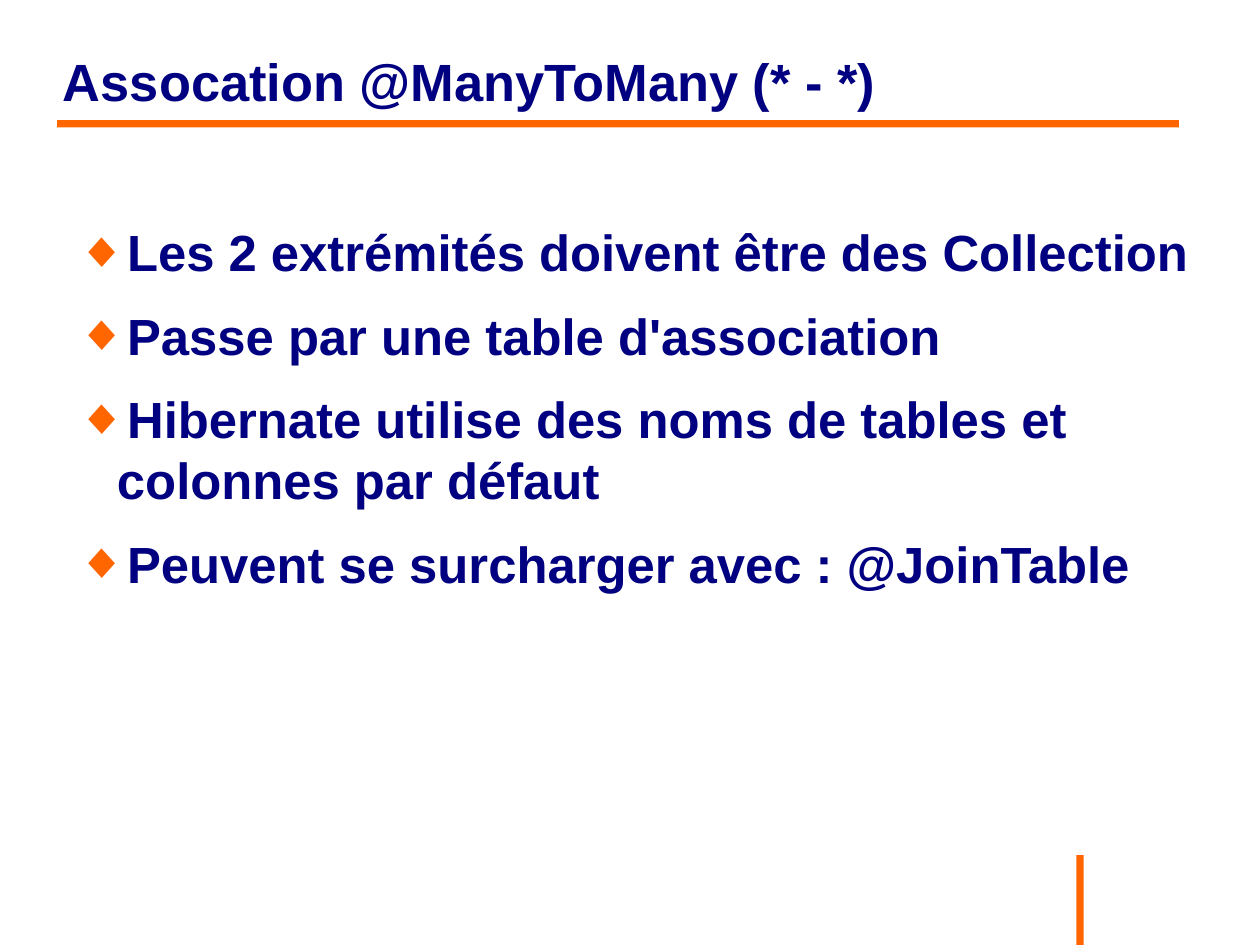
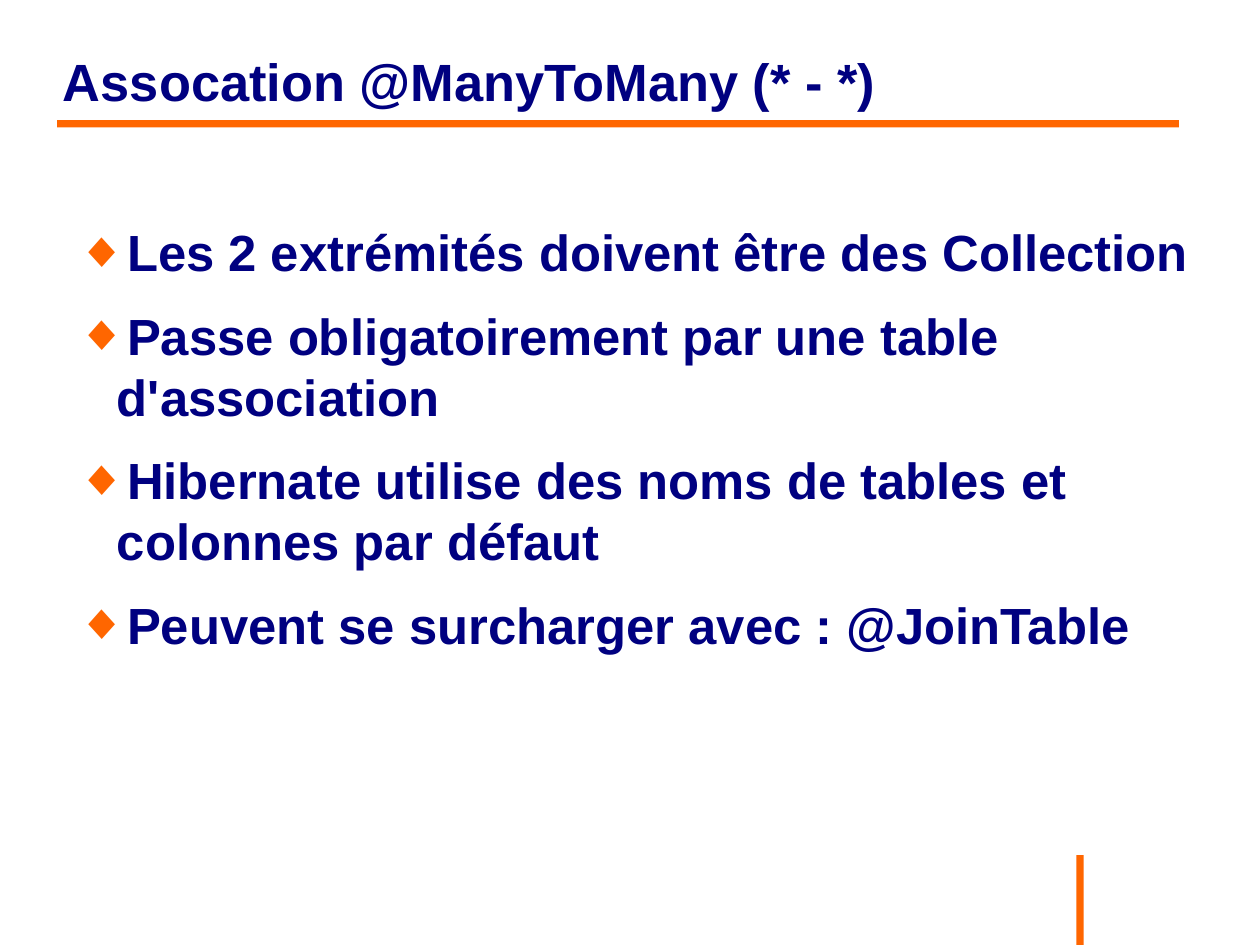
Before and after one commit to philphils/formation-hibernate-basique, a slide deck: slide 86 of Documentation/diapo_formation_hibernate.odp. Drawn at 1260x945 pixels with LibreOffice and Linux fonts; fonts in the diff are those of the drawing; background and template pictures are left out. Boxes give left, top, right and bottom in pixels: in the first picture for what was removed or moved away, otherwise in the second. Text is boxed around its words. In the diff, an @@ line names an element or a change of style, - is before the commit and + after.

```diff
--- a/Documentation/diapo_formation_hibernate.odp
+++ b/Documentation/diapo_formation_hibernate.odp
@@ text at bbox=[117, 318, 999, 417]: text changed @@
-◆ Passe par une table d'association
+◆ Passe obligatoirement par une table d'association
```
Also in this commit, not shown: 10 other slides changed.
